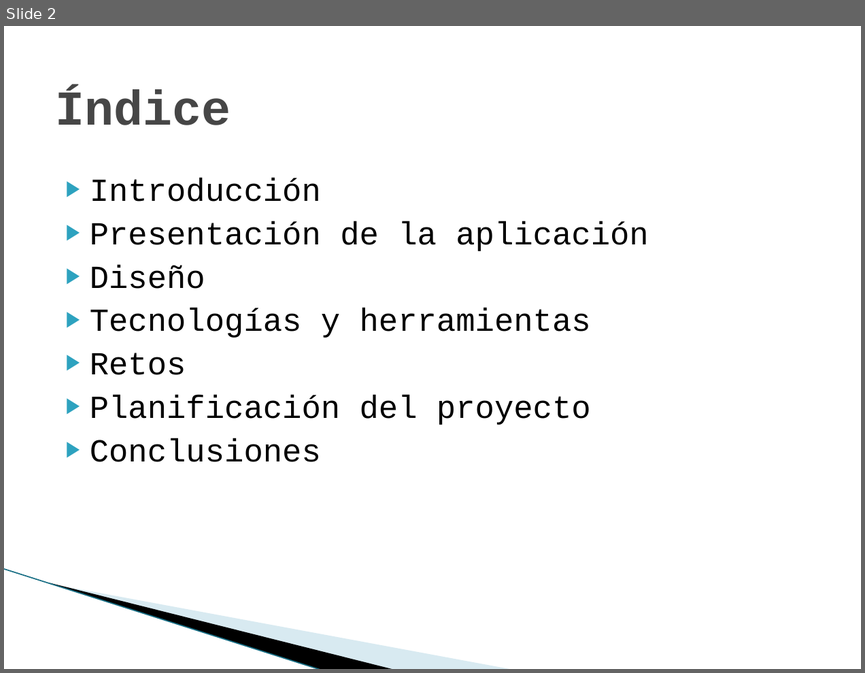
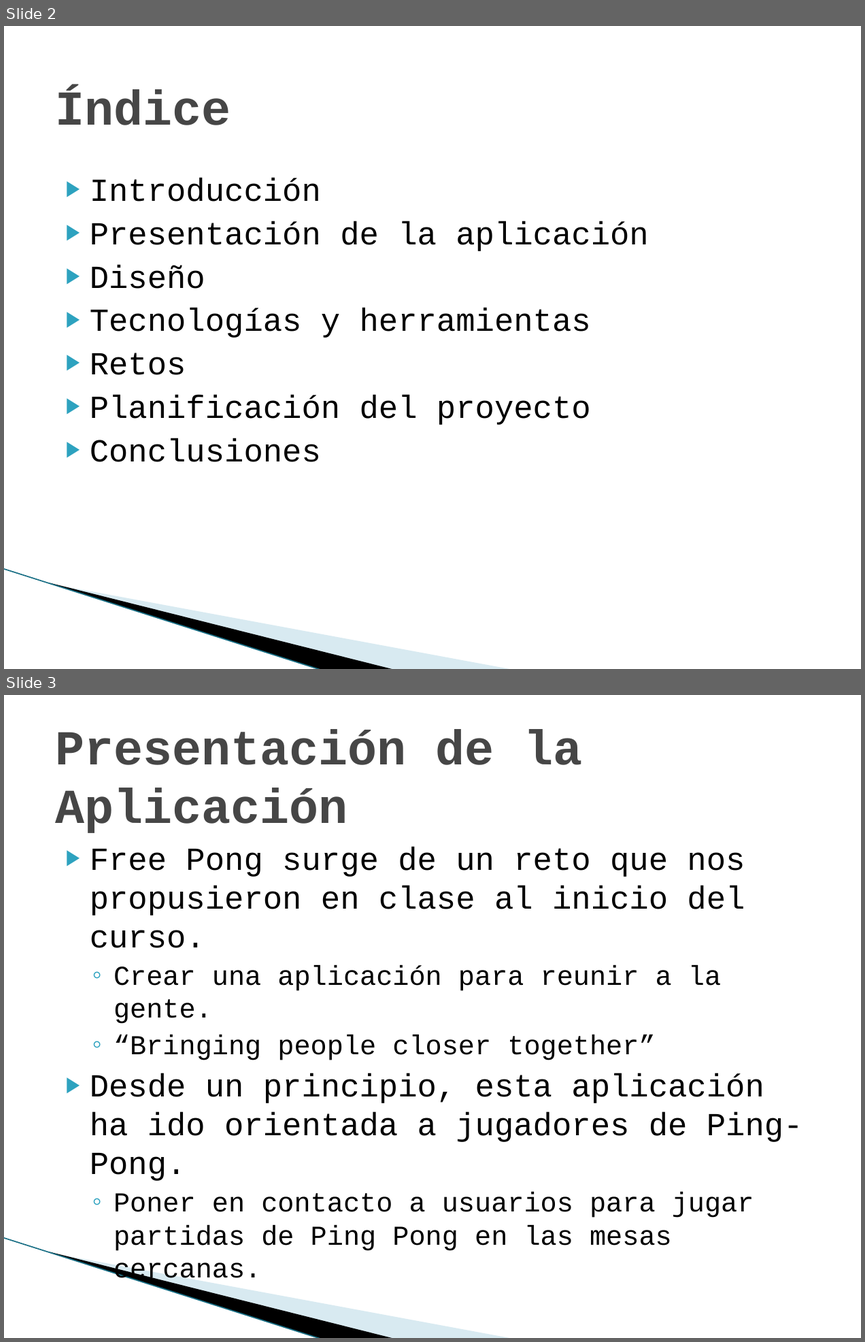
Before and after one commit to eaqpgrupo4/ProyectoFreepongv2, a slide deck: material/Presentacion Free Pong.pptx. Shown one above the other, each under a label of ours: slide 2 before the commit, slides 2 and 3 after it. The pictures are 865x673 and 865x1342 pixels, drawn with LibreOffice and Linux fonts; fonts in the diff are those of the drawing; background and template pictures are left out. Boxes give left, top, right and bottom in pixels: in the first picture for what was removed or moved away, otherwise in the second. Text is boxed around its words. In the diff, an @@ line names an element or a change of style, - is before the commit and + after.

Commit message:
add. Pres

```diff
--- a/material/Presentacion Free Pong.pptx
+++ b/material/Presentacion Free Pong.pptx
@@ slide 3 added at [4,695,861,1338], background #FFFFFF; not listed: 3 template elements that a slide beside it also shows @@
@@ title added at [55,730,582,833], 41 pt, text #464646, bold @@
+Presentación de la Aplicación
@@ text added at [90,847,803,1251], 23 pt, text #000000 @@
+▶ Free Pong surge de un reto que nos propusieron en clase al inicio del curso.
+  ◦ Crear una aplicación para reunir a la gente.
+  ◦ “Bringing people closer together”
+▶ Desde un principio, esta aplicación ha ido orientada a jugadores de Ping-Pong.
+  ◦ Poner en contacto a usuarios para jugar partidas de Ping Pong en las mesas cercanas.
```
